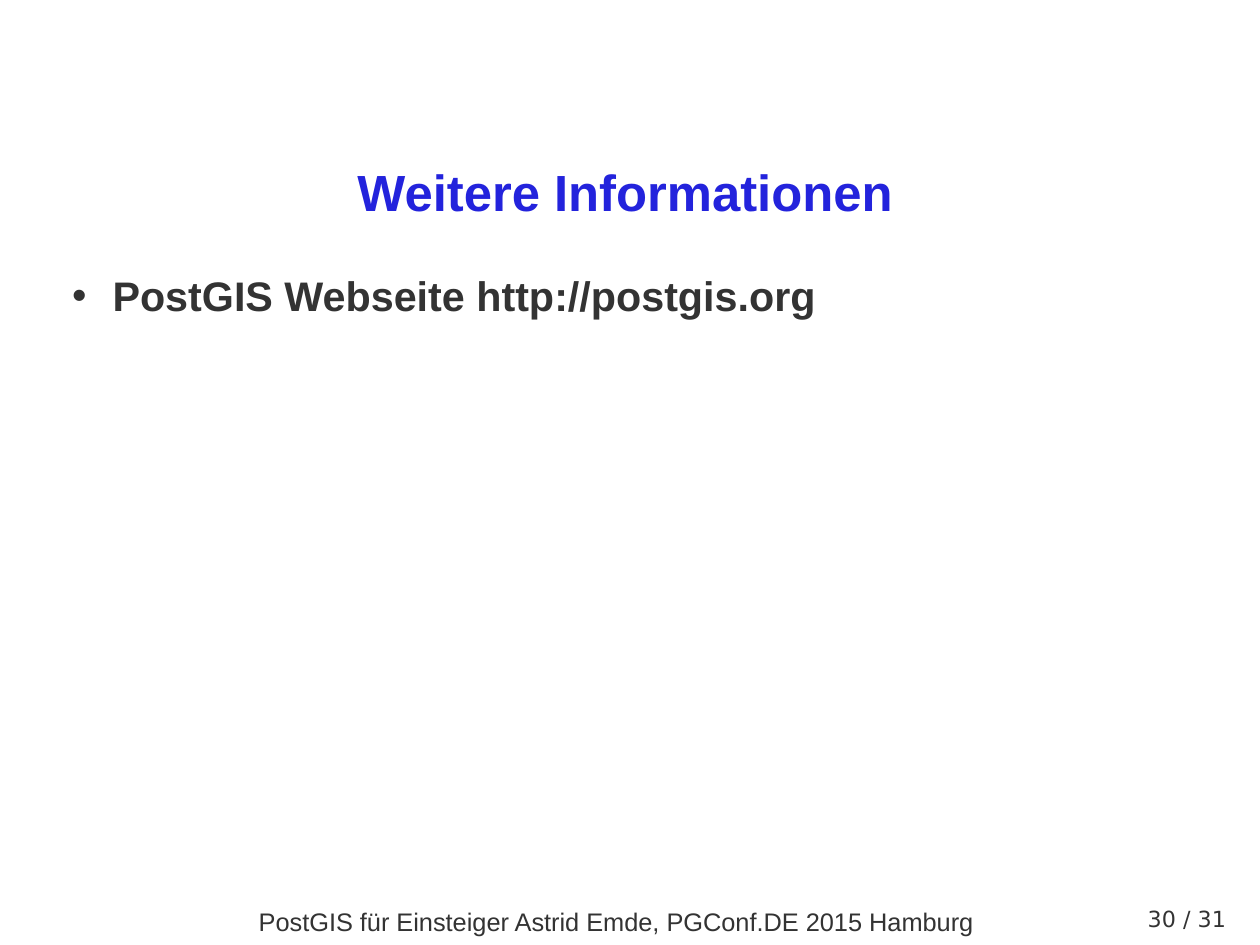
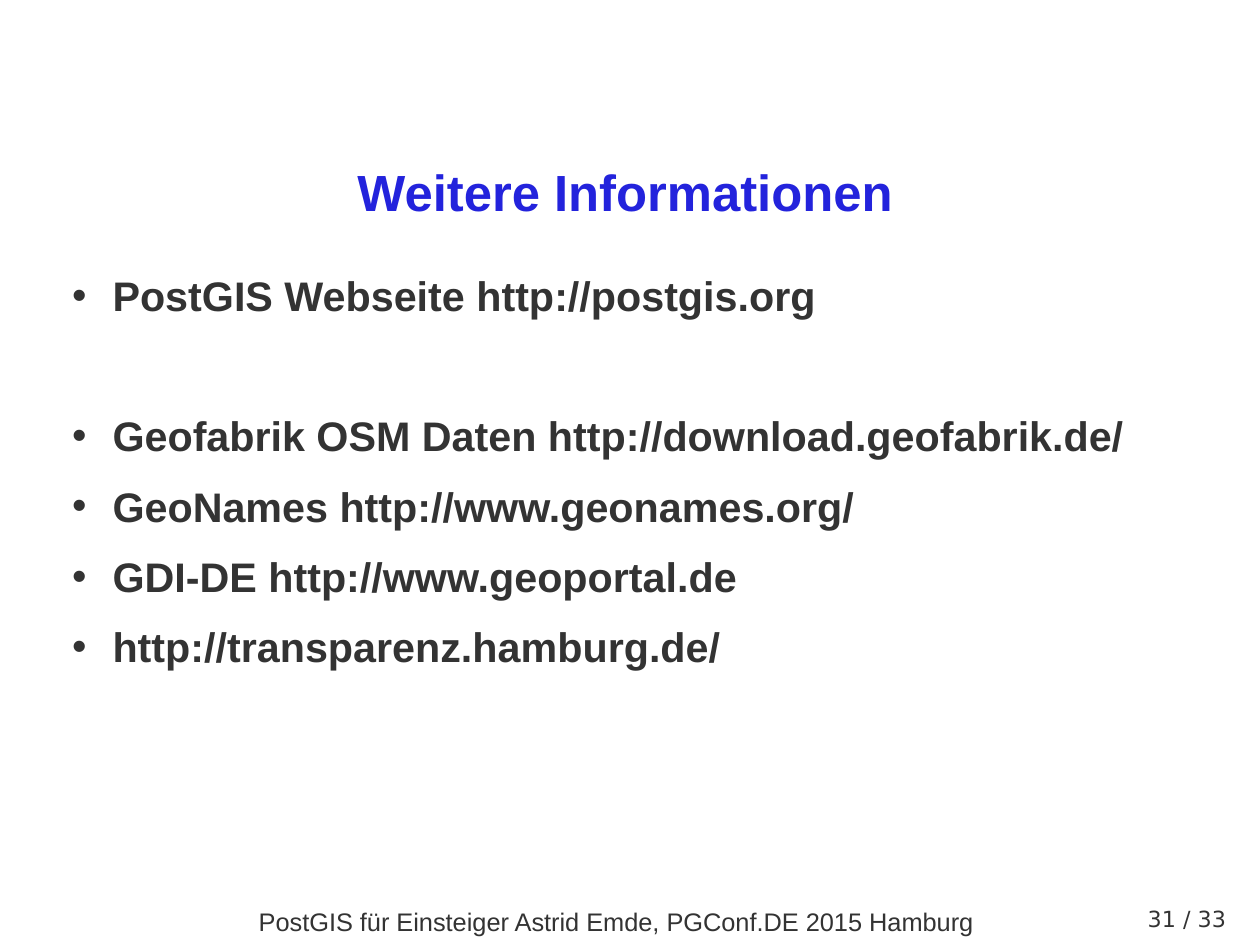
Before and after one commit to astroidex/presentations, a slide deck: slide 31 of PGConf.DE2015/PGCONFDE_2015_PostGIS_fuer_Einsteiger_AEmde.odp (slide 30 before the commit). Drawn at 1260x945 pixels with LibreOffice and Linux fonts; fonts in the diff are those of the drawing; background and template pictures are left out. Boxes give left, top, right and bottom in pixels: in the first picture for what was removed or moved away, otherwise in the second. Text is boxed around its words. In the diff, an @@ line names an element or a change of style, - is before the commit and + after.

```diff
--- a/PGConf.DE2015/PGCONFDE_2015_PostGIS_fuer_Einsteiger_AEmde.odp
+++ b/PGConf.DE2015/PGCONFDE_2015_PostGIS_fuer_Einsteiger_AEmde.odp
@@ text at box(113, 421, 1123, 670): paragraphs added @@
+• Geofabrik OSM Daten http://download.geofabrik.de/
+• GeoNames http://www.geonames.org/
+• GDI-DE http://www.geoportal.de
+• http://transparenz.hamburg.de/
@@ page number at box(1126, 910, 1226, 928): text changed @@
-30 / 31
+31 / 33
@@ page number at box(1148, 910, 1223, 928): text changed @@
-30 / 31
+31 / 33
```
Also in this commit, not shown: 7 other slides changed, 3 slides added, 1 slide removed, 3 other files.
